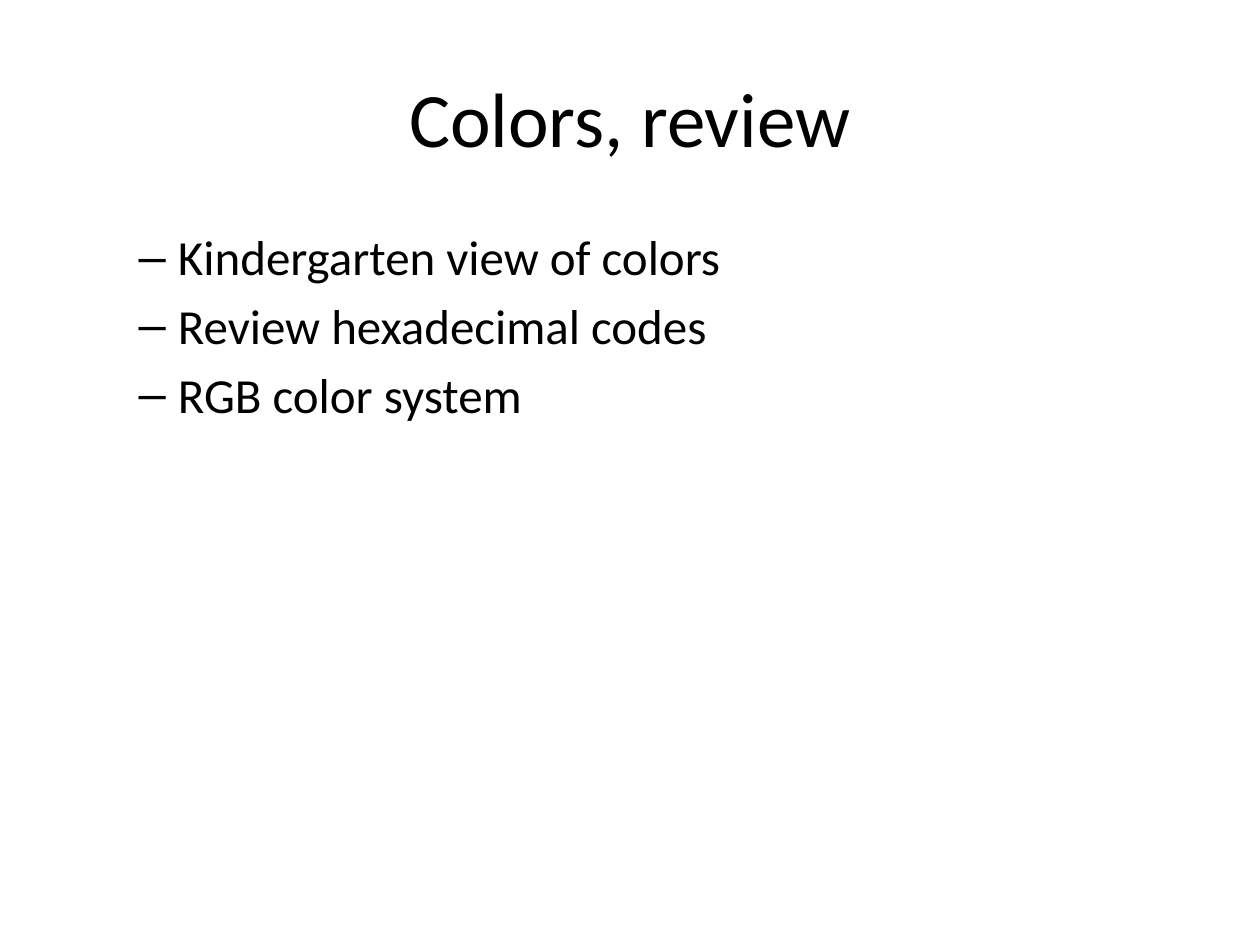
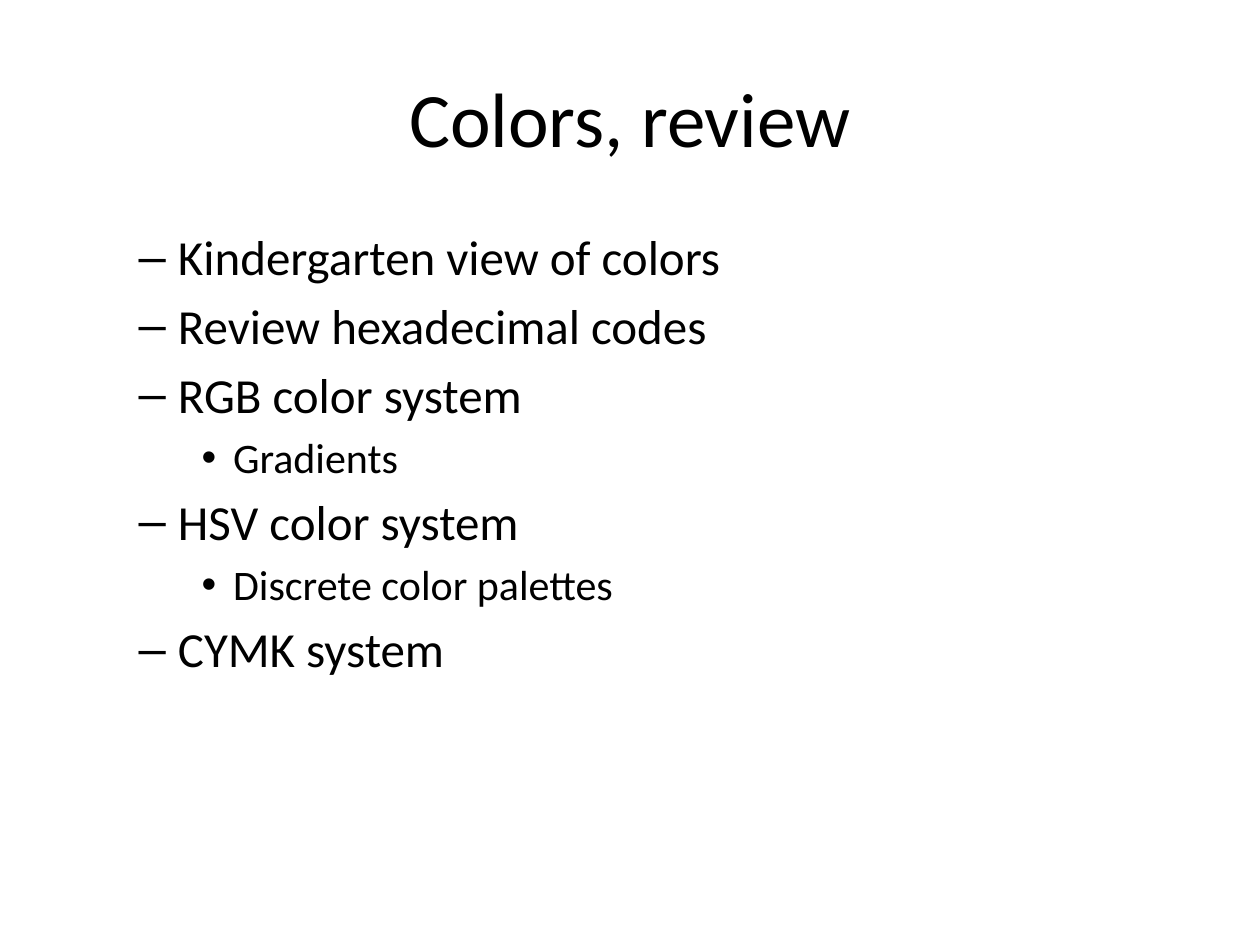
Before and after one commit to pmean/data-visualization, a slide deck: slide 26 of data-viz-02/component/tutorial-colors.pptx (slide 17 before the commit). Drawn at 1260x945 pixels with LibreOffice and Linux fonts; fonts in the diff are those of the drawing. Boxes give left, top, right and bottom in pixels: in the first picture for what was removed or moved away, otherwise in the second. Text is boxed around its words. In the diff, an @@ line names an element or a change of style, - is before the commit and + after.

```diff
--- a/data-viz-02/component/tutorial-colors.pptx
+++ b/data-viz-02/component/tutorial-colors.pptx
@@ text at bbox=[178, 443, 613, 675]: paragraphs added @@
+    • Gradients
+  – HSV color system
+    • Discrete color palettes
+  – CYMK system
```
Also in this commit, not shown: 6 other slides changed, 9 slides added, 25 other files.
